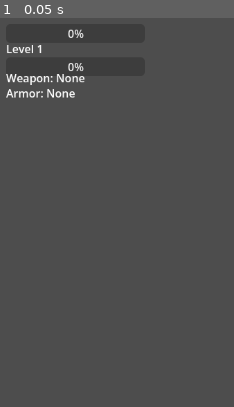
Above: before the commit, frame 1.
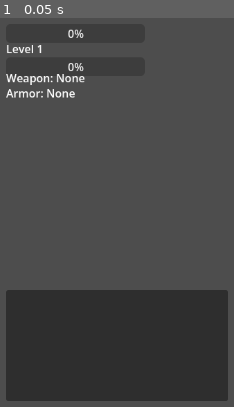
Above: after the commit, the same moment.

Repository: HexaLoid/ai-world-spectator
Game: Godot game, scene res://scenes/ui/SpectatorUI.tscn
Same seed, same stepped clock (60 frames per second), same inputs: the game is played once before the commit and once after it. This scene is started directly instead of the project's main scene.
Inputs:
- Up to frame 1 (0.05 s): no input

The runs differ from the first frame. In frame 1, 27% of the frame differs, in the area x 2-98%, y 69-99%.

Commit message:
Add spectator activity log UI
Co-Authored-By: Claude Sonnet 5 <noreply@anthropic.com>

Diff:
--- a/scenes/ui/SpectatorUI.tscn
+++ b/scenes/ui/SpectatorUI.tscn
@@ -1,6 +1,7 @@
-[gd_scene load_steps=2 format=3]
+[gd_scene load_steps=3 format=3]
 
 [ext_resource type="Script" path="res://scripts/ui/unit_frame.gd" id="1_unitframe"]
+[ext_resource type="Script" path="res://scripts/ui/activity_log.gd" id="2_activitylog"]
 
 [node name="SpectatorUI" type="CanvasLayer"]
 
@@ -28,3 +29,12 @@
 [node name="ArmorLabel" type="Label" parent="UnitFrame"]
 position = Vector2(0, 88)
 text = "Armor: None"
+
+[node name="ActivityLog" type="Control" parent="."]
+script = ExtResource("2_activitylog")
+position = Vector2(16, 400)
+size = Vector2(320, 160)
+
+[node name="LogList" type="ItemList" parent="ActivityLog"]
+position = Vector2(0, 0)
+size = Vector2(320, 160)
--- /dev/null
+++ b/scripts/ui/activity_log.gd
@@ -0,0 +1,14 @@
+extends Control
+
+const MAX_ENTRIES := 100
+
+@onready var log_list: ItemList = $LogList
+
+func _ready() -> void:
+	GameState.activity_logged.connect(_on_logged)
+
+func _on_logged(message: String) -> void:
+	log_list.add_item(message)
+	if log_list.item_count > MAX_ENTRIES:
+		log_list.remove_item(0)
+	log_list.ensure_current_is_visible()
Not shown, added: scripts/ui/activity_log.gd.uid
